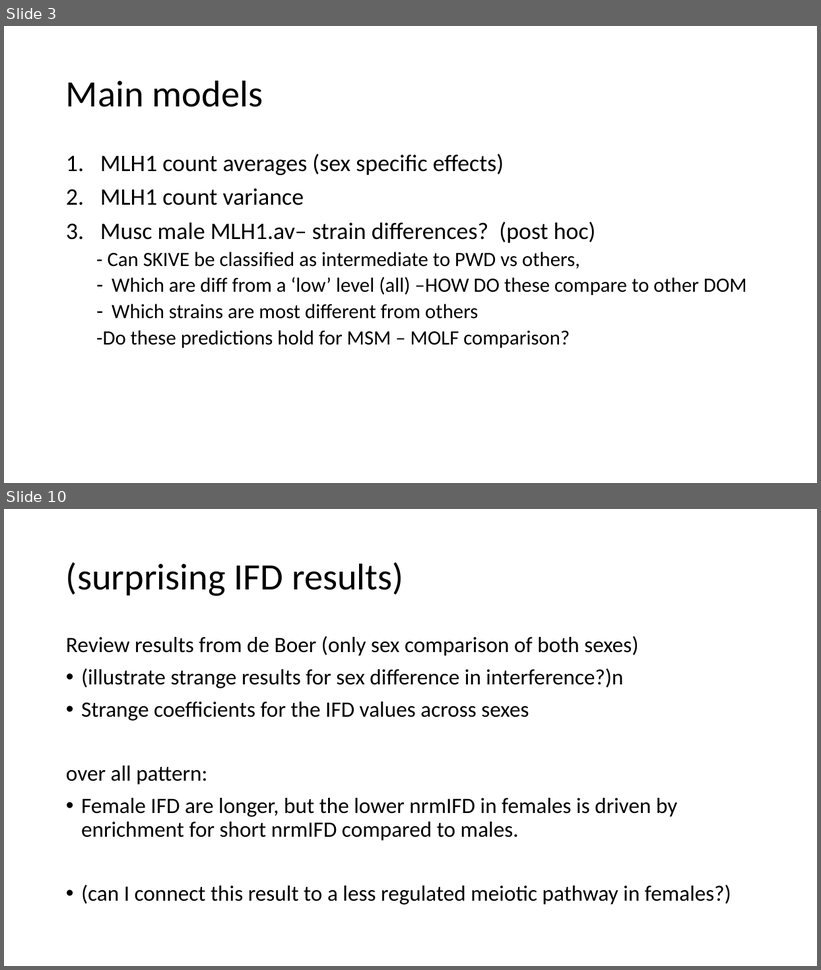
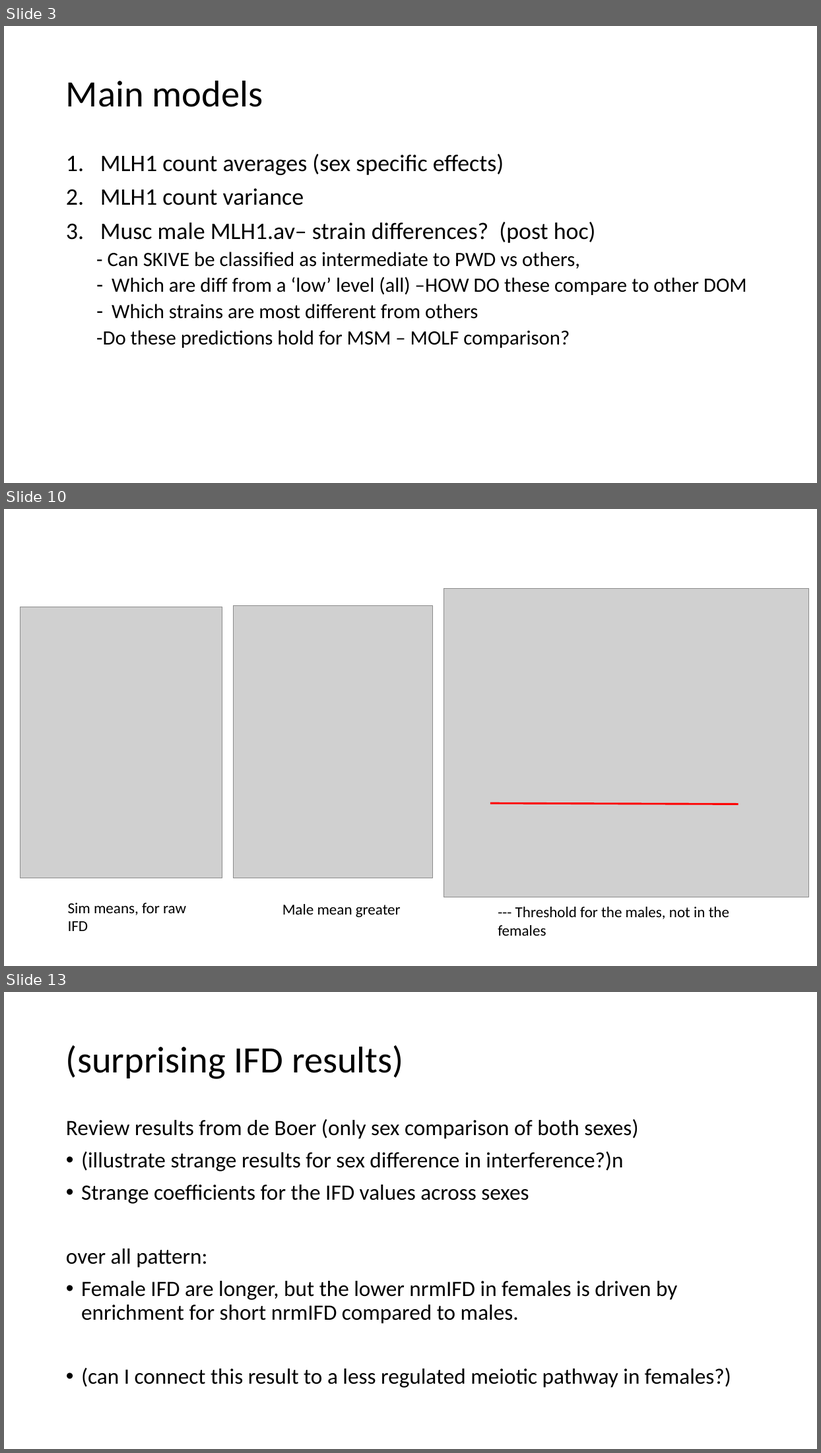
Before and after one commit to petersoapes/MLH1repo, a slide deck: AP_labMeeting_2.12.20.pptx. Shown one above the other, each under a label of ours: slides 3 and 10 before the commit, slides 3, 10 and 13 after it; the slides between them are not shown. The pictures are 821x970 and 821x1453 pixels, drawn with LibreOffice and Linux fonts; fonts in the diff are those of the drawing; grey boxes stand for pictures. Boxes give left, top, right and bottom in pixels: in the first picture for what was removed or moved away, otherwise in the second. Text is boxed around its words. In the diff, an @@ line names an element or a change of style, - is before the commit and + after.

```diff
--- a/AP_labMeeting_2.12.20.pptx
+++ b/AP_labMeeting_2.12.20.pptx
@@ slide 10 added at [4, 509, 817, 966], background #FFFFFF @@
@@ picture added at [20, 607, 222, 879] @@
@@ picture added at [234, 605, 432, 879] @@
@@ picture added at [444, 588, 809, 897] @@
@@ line added from (491, 803) to (739, 804), #FF0000 2.25 pt @@
@@ text added at [68, 903, 186, 931], 18 pt, text #000000 @@
+Sim means, for raw IFD
@@ text added at [283, 904, 401, 918], 18 pt, text #000000 @@
+Male mean greater
@@ text added at [498, 907, 729, 936], 18 pt, text #000000 @@
+--- Threshold for the males, not in the females
@@ what was slide 10 is now slide 13 @@
```
Also in this commit, not shown: 4 slides changed, 5 other slides added, 3 slides removed.
